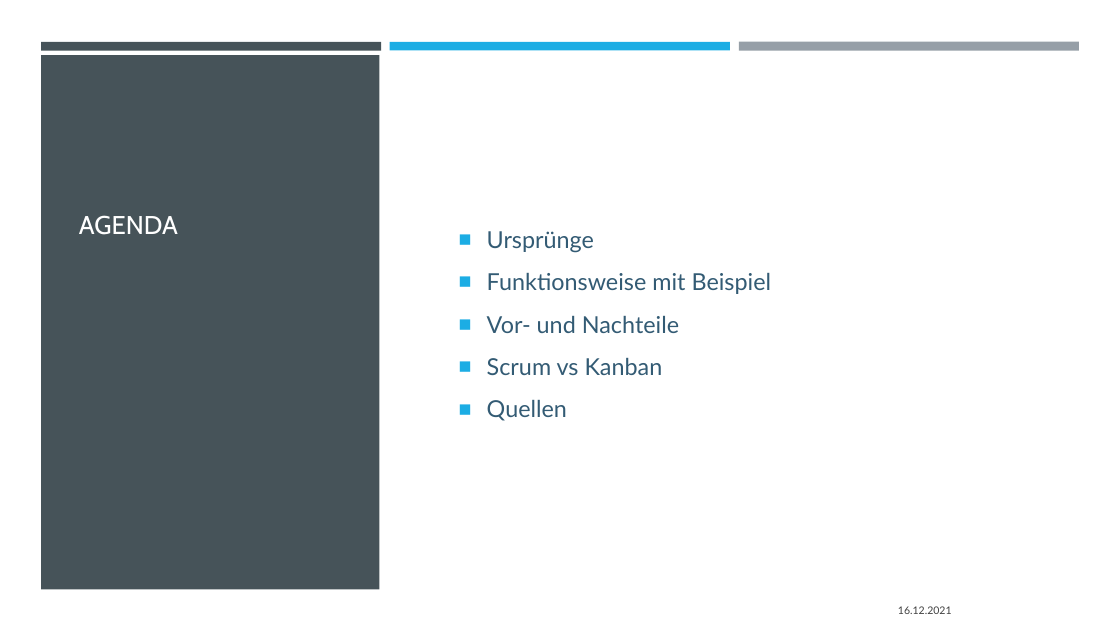
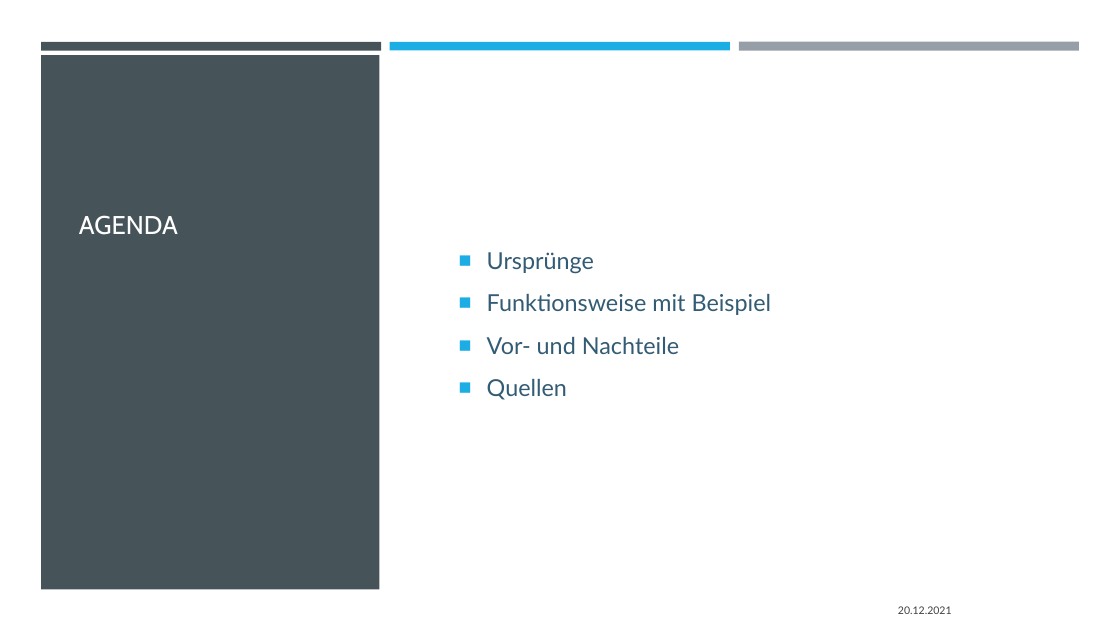
Before and after one commit to Semoxea/IF11C, a slide deck: slide 2 of IF11C/PlusD/Files/Kanban.pptx. Drawn at 1120x630 pixels with LibreOffice and Linux fonts; fonts in the diff are those of the drawing. Boxes give left, top, right and bottom in pixels: in the first picture for what was removed or moved away, otherwise in the second. Text is boxed around its words. In the diff, an @@ line names an element or a change of style, - is before the commit and + after.

```diff
--- a/IF11C/PlusD/Files/Kanban.pptx
+++ b/IF11C/PlusD/Files/Kanban.pptx
@@ text at [487, 358, 663, 375]: paragraph removed @@
-■ Scrum vs Kanban
@@ text at [898, 606, 952, 614]: text changed @@
-16.12.2021
+20.12.2021
```
Also in this commit, not shown: 3 other slides changed, 2 slides added, 1 slide removed, 13 other files.
